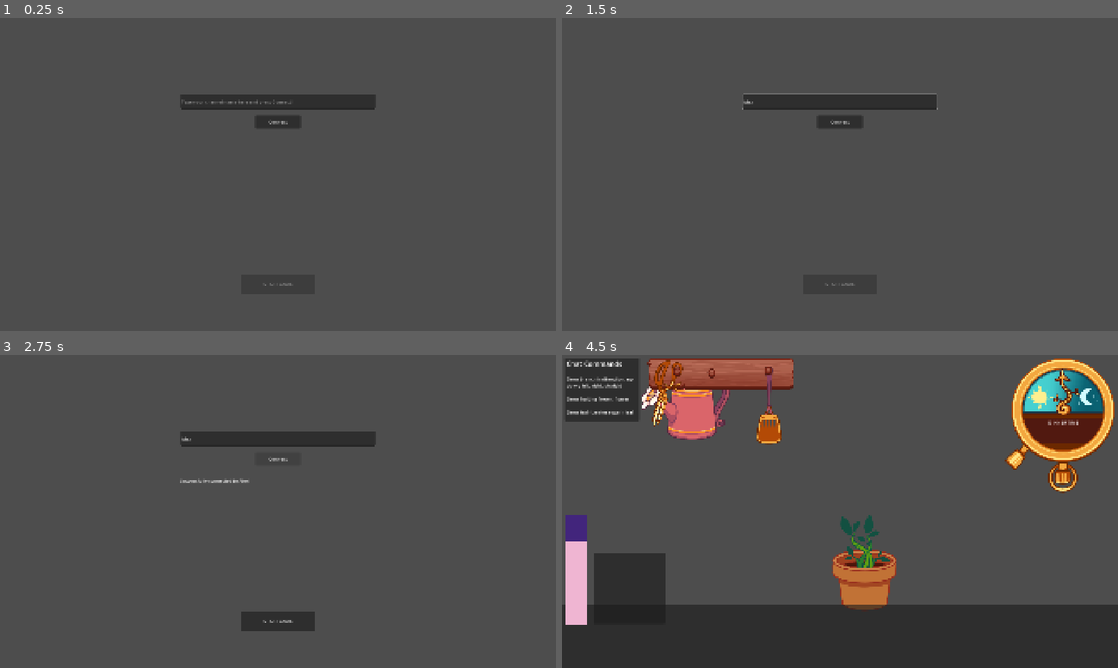
Above: before the commit, frames 1-4 (two rows, left to right).
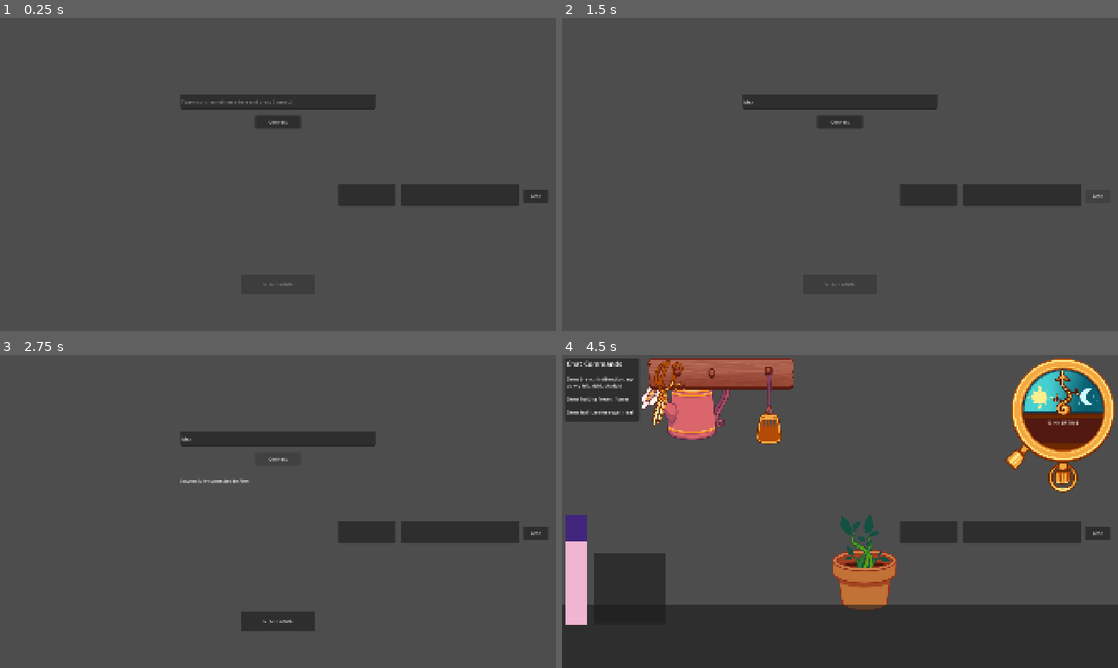
Above: after the commit, the same moments.

Repository: Fooror/backseat_jam_2026_sunny_and_frono
Game: Godot game, scene res://Menu/menu.tscn
The game is run twice, just before and just after one commit, with the same random seed, the same clock (stepped at 60 frames per second) and the same inputs.
Inputs (mouse positions are in pixels of both pictures, inside the frame that each line leads up to):
- Up to frame 1 (0.25 s): no input
- Up to frame 2 (1.5 s): click (840, 102) at 0.52 s; type "Alex" at 0.6 s; click (1095, 196) at 1.25 s, where only the run after the commit has a clickable "send"
- Up to frame 3 (2.75 s): click "Connect" at 2 s
- Up to frame 4 (4.5 s): click "START GAME" at 2.75 s; click (1095, 533) at 3.5 s, where only the run after the commit has a clickable "send"; click (712, 401) at 4.25 s

The runs differ from the first frame. In frame 1, 2.3% of the frame differs, in the area x 60-99%, y 53-60%; in frame 2, 2.4%, in the area x 32-98%, y 24-60%; in frame 3, 2.3%; in frame 4, 2.3%.

Commit message:
nametags done

Diff:
--- a/Gamelevel/game_level.gd
+++ b/Gamelevel/game_level.gd
@@ -41,7 +41,8 @@
 		if i.User == user:
 			i.messaged(message)
 			return
-	setupnewuser(user,message)
+	if message.to_lower() == "sprout":
+		setupnewuser(user,message)
 
 func setupnewuser(user:String,message:String):
 	print("new user:"+user)
@@ -50,12 +51,12 @@
 	newsegment.global_position = Planttop.global_position
 	Planttop.global_position = newsegment.SectionTop.global_position
 	newsegment.setup(user,message)
+	newsegment.setsign(user)
 	Timeticked.connect(newsegment.ontimertick)
 	var newuserinfo = USERINFO.instantiate()
 	container.add_child(newuserinfo)
 	newuserinfo.setup(user)
 	newsegment.Infoupdate.connect(newuserinfo.OnInfoUpdated)
-	newuserinfo.setup(user)
 
 func NewRound():
 	pass
--- a/Gamelevel/tree_segment.gd
+++ b/Gamelevel/tree_segment.gd
@@ -9,6 +9,8 @@
 @onready var branchcontainer: Node = $Branchcontainer
 @onready var sign: Control = $Sign
 @onready var signhandle: Control = $Sign/Signhandle
+@onready var username_backboard: NinePatchRect = $Sign/UsernameBackboard
+@onready var username_label: Label = $Sign/UsernameLabel
 
 @export var User:String = "User"
 const BRANCH = preload("uid://b0htp8reeoaqb")
@@ -95,14 +97,6 @@
 
 func makestartbranch(message:String):
 	var startmarker:Marker2D
-	if message == "left":
-		startleftly()
-		growsegment(Growthdirrection[5])
-		return
-	if message == "right":
-		startrightly()
-		growsegment(Growthdirrection[6])
-		return
 	if randi_range(0,1) == 0:
 		startleftly()
 		growsegment(Growthdirrection[5])
@@ -161,6 +155,15 @@
 	fruitcontainer.add_child(newfruit)
 	newfruit.position = position
 
+func setsign(username:String):
+	var padding:float = 60.0
+	username_label.text = username
+	await get_tree().process_frame
+	username_label.position = Vector2(-username_label.size.x/2,username_label.position.y)
+	username_backboard.size.x = username_label.size.x + padding
+	username_backboard.position = Vector2(-username_backboard.size.x/2,username_backboard.position.y)
+
+
 func grownode(growth:String,growstring:String):
 	var node = findavailablenode()
 	if node == null: return
--- a/Gamelevel/tree_segment.tscn
+++ b/Gamelevel/tree_segment.tscn
@@ -82,24 +82,23 @@
 offset_right = -79.0
 offset_bottom = -83.0
 
-[node name="NinePatchRect" type="NinePatchRect" parent="Sign" unique_id=1654171160]
+[node name="UsernameBackboard" type="NinePatchRect" parent="Sign" unique_id=1654171160]
 layout_mode = 0
-offset_left = -53.0
+offset_left = -50.0
 offset_top = 7.0
-offset_right = 55.0
+offset_right = 50.0
 offset_bottom = 47.0
 texture = ExtResource("4_1w58y")
 patch_margin_left = 18
 patch_margin_right = 18
 
-[node name="Label" type="Label" parent="Sign" unique_id=164398354]
+[node name="UsernameLabel" type="Label" parent="Sign" unique_id=164398354]
 layout_mode = 0
-offset_left = -39.0
-offset_top = 14.0
-offset_right = 40.0
-offset_bottom = 38.0
+offset_left = -20.0
+offset_top = 16.0
+offset_right = -19.0
+offset_bottom = 39.0
 theme_override_colors/font_color = Color(0.30897492, 0.07903985, 0.040722296, 1)
-text = "username"
 horizontal_alignment = 1
 
 [node name="Signhandle" type="Control" parent="Sign" unique_id=1605069958]
--- /dev/null
+++ b/debug/debug.gd
@@ -0,0 +1,12 @@
+extends CanvasLayer
+
+@onready var text_edit: TextEdit = $TextEdit
+@onready var line_edit: LineEdit = $LineEdit
+
+func _on_button_pressed() -> void:
+	Twitchhandle.MessageRecieved.emit(line_edit.text,text_edit.text)
+
+func _input(event: InputEvent) -> void:
+	if event.is_action_pressed("open debug"):
+		if visible == true: hide()
+		else: show()
--- /dev/null
+++ b/debug/debug.tscn
@@ -0,0 +1,27 @@
+[gd_scene format=3 uid="uid://dtodf2p0rv7a4"]
+
+[ext_resource type="Script" uid="uid://c15vg8h612h15" path="res://debug/debug.gd" id="1_ikwhb"]
+
+[node name="debug" type="CanvasLayer" unique_id=718917516]
+script = ExtResource("1_ikwhb")
+
+[node name="Button" type="Button" parent="." unique_id=144898969]
+offset_left = 1808.0
+offset_top = 591.0
+offset_right = 1894.0
+offset_bottom = 637.0
+text = "send"
+
+[node name="TextEdit" type="TextEdit" parent="." unique_id=947839626]
+offset_left = 1386.0
+offset_top = 575.0
+offset_right = 1793.0
+offset_bottom = 651.0
+
+[node name="LineEdit" type="LineEdit" parent="." unique_id=503791787]
+offset_left = 1169.0
+offset_top = 575.0
+offset_right = 1365.0
+offset_bottom = 651.0
+
+[connection signal="pressed" from="Button" to="." method="_on_button_pressed"]
--- a/project.godot
+++ b/project.godot
@@ -19,6 +19,7 @@
 
 VerySimpleTwitch="*uid://do0i07c0t3sp6"
 Twitchhandle="*uid://bgid75l4okv5a"
+Debug="*uid://dtodf2p0rv7a4"
 
 [display]
 
@@ -71,6 +72,11 @@
 "events": [Object(InputEventMouseButton,"resource_local_to_scene":false,"resource_name":"","device":-1,"window_id":0,"a …(253 unchanged characters)…
 ]
 }
+"open debug"={
+"deadzone": 0.2,
+"events": [Object(InputEventKey,"resource_local_to_scene":false,"resource_name":"","device":-1,"window_id":0,"alt_pressed":false,"shift_pressed":false,"ctrl_pressed":false,"meta_pressed":false,"pressed":false,"keycode":0,"physical_keycode":73,"key_label":0,"unicode":105,"location":0,"echo":false,"script":null)
+]
+}
 
 [layer_names]
 
Not shown, added: debug/debug.gd.uid
